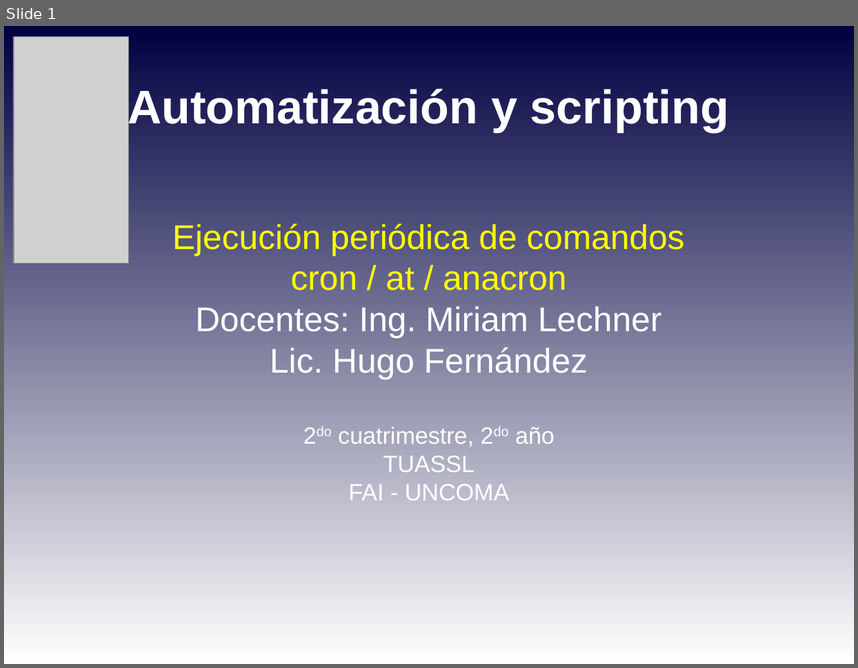
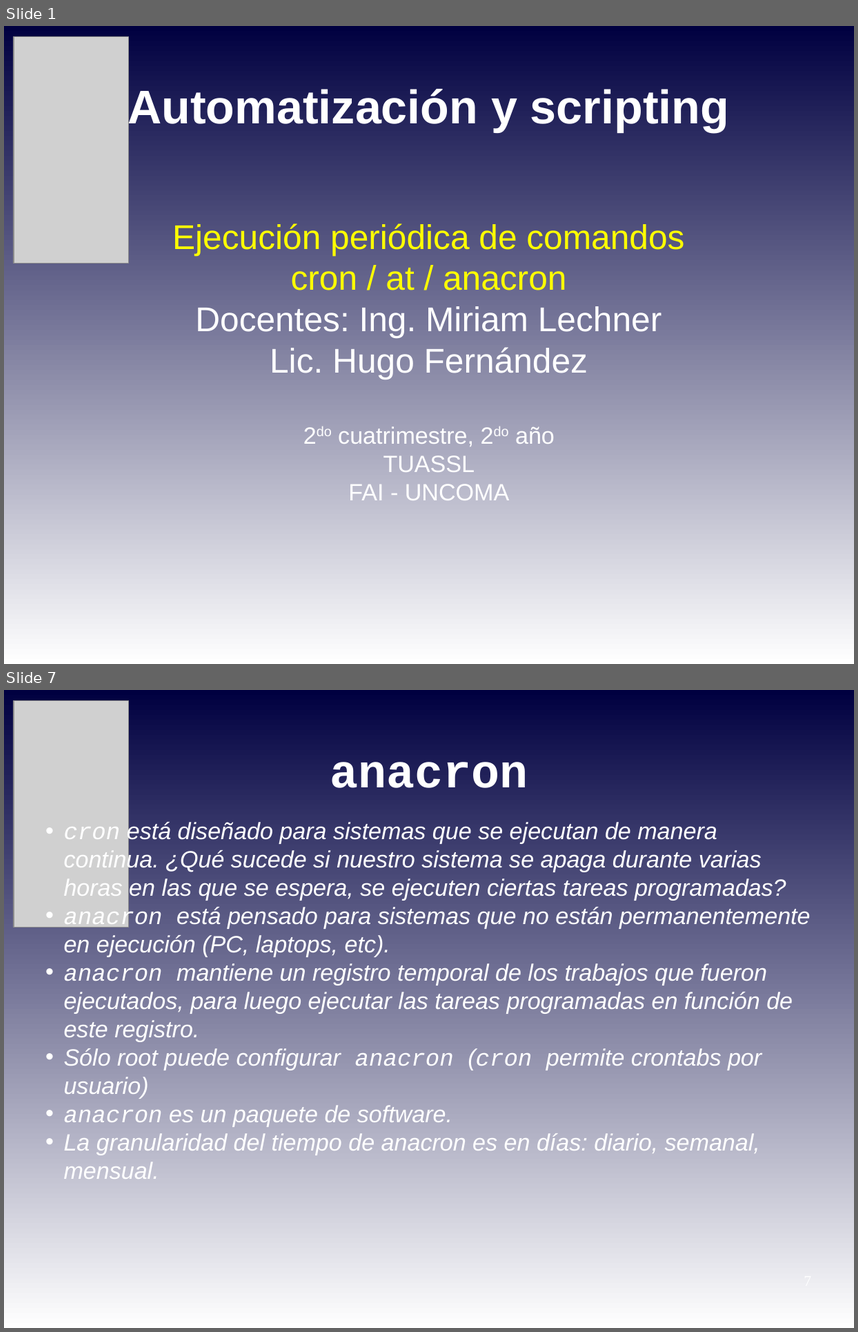
Before and after one commit to niniadcobre/-AutoyScripting, a slide deck: clases/AYS_clase08.odp. Shown one above the other, each under a label of ours: slide 1 before the commit, slides 1 and 7 after it; the slides between them are not shown. The pictures are 858x668 and 858x1332 pixels, drawn with LibreOffice and Linux fonts; fonts in the diff are those of the drawing; grey boxes stand for pictures. Boxes give left, top, right and bottom in pixels: in the first picture for what was removed or moved away, otherwise in the second. Text is boxed around its words. In the diff, an @@ line names an element or a change of style, - is before the commit and + after.

Commit message:
cron anacaron y at

```diff
--- a/clases/AYS_clase08.odp
+++ b/clases/AYS_clase08.odp
@@ slide 7 added at (4, 690, 854, 1328), background gradient #000040 to #FFFFFF @@
@@ picture added at (13, 701, 128, 927) @@
@@ title added at (330, 762, 528, 788), 44 pt, text #FFFFFF, bold @@
+anacron
@@ text added at (64, 820, 811, 1179), 22 pt, text #FFFFFF, italic @@
+• cron está diseñado para sistemas que se ejecutan de manera continua. ¿Qué sucede si nuestro sistema se apaga durante varias horas en las que se espera, se ejecuten ciertas tareas programadas?
+• anacron está pensado para sistemas que no están permanentemente en ejecución (PC, laptops, etc).
+• anacron mantiene un registro temporal de los trabajos que fueron ejecutados, para luego ejecutar las tareas programadas en función de este registro.
+• Sólo root puede configurar anacron (cron permite crontabs por usuario)
+• anacron es un paquete de software.
+• La granularidad del tiempo de anacron es en días: diario, semanal, mensual.
```
Also in this commit, not shown: 5 slides changed, 6 other slides added.
